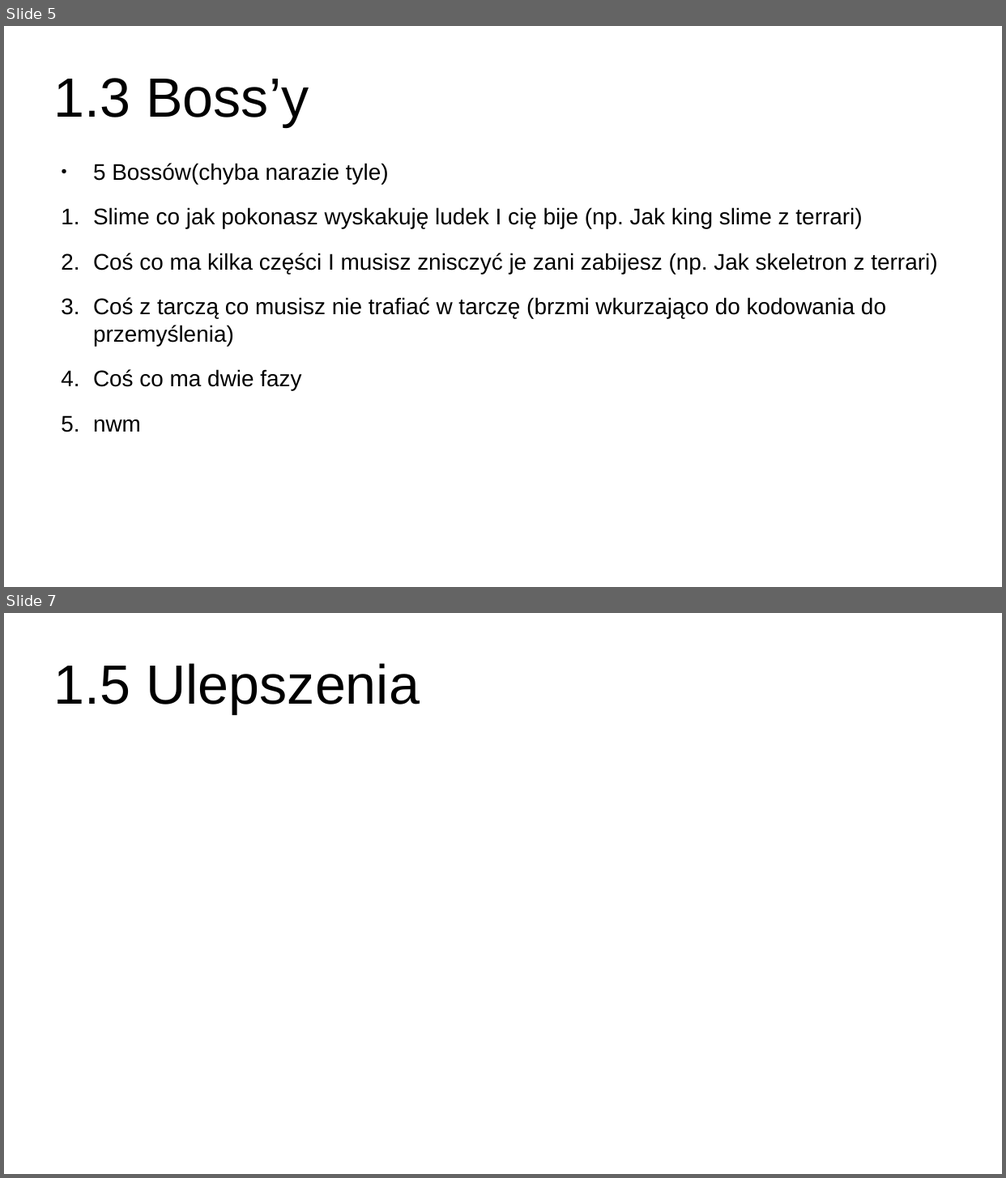
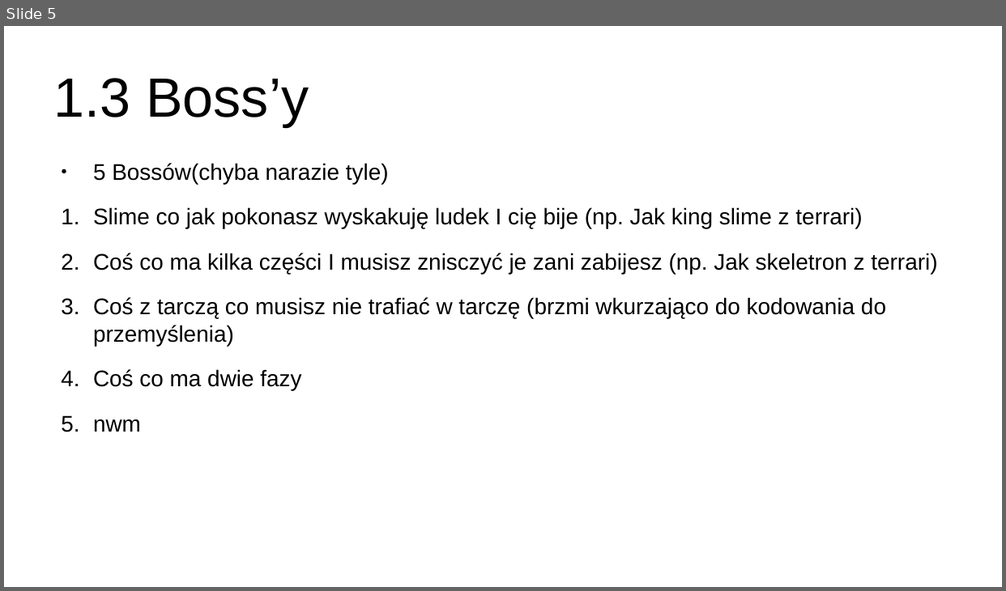
Before and after one commit to chaosbooy/Projeckt-Space-Invading, a slide deck: Planing and stuff/Plan.odp. Shown one above the other, each under a label of ours: slides 5 and 7 before the commit, slide 5 after it; the slides between them are not shown. The pictures are 1006x1178 and 1006x591 pixels, drawn with LibreOffice and Linux fonts; fonts in the diff are those of the drawing. Boxes give left, top, right and bottom in pixels: in the first picture for what was removed or moved away, otherwise in the second. Text is boxed around its words. In the diff, an @@ line names an element or a change of style, - is before the commit and + after.

```diff
--- a/Planing and stuff/Plan.odp
+++ b/Planing and stuff/Plan.odp
@@ slide 7 removed at [4,613,1002,1174], background #FFFFFF @@
@@ title removed at [54,663,420,714] @@
-1.5 Ulepszenia
```
Also in this commit, not shown: 2 slides changed, 3 slides added, 1 other slide removed, 2 other files.
